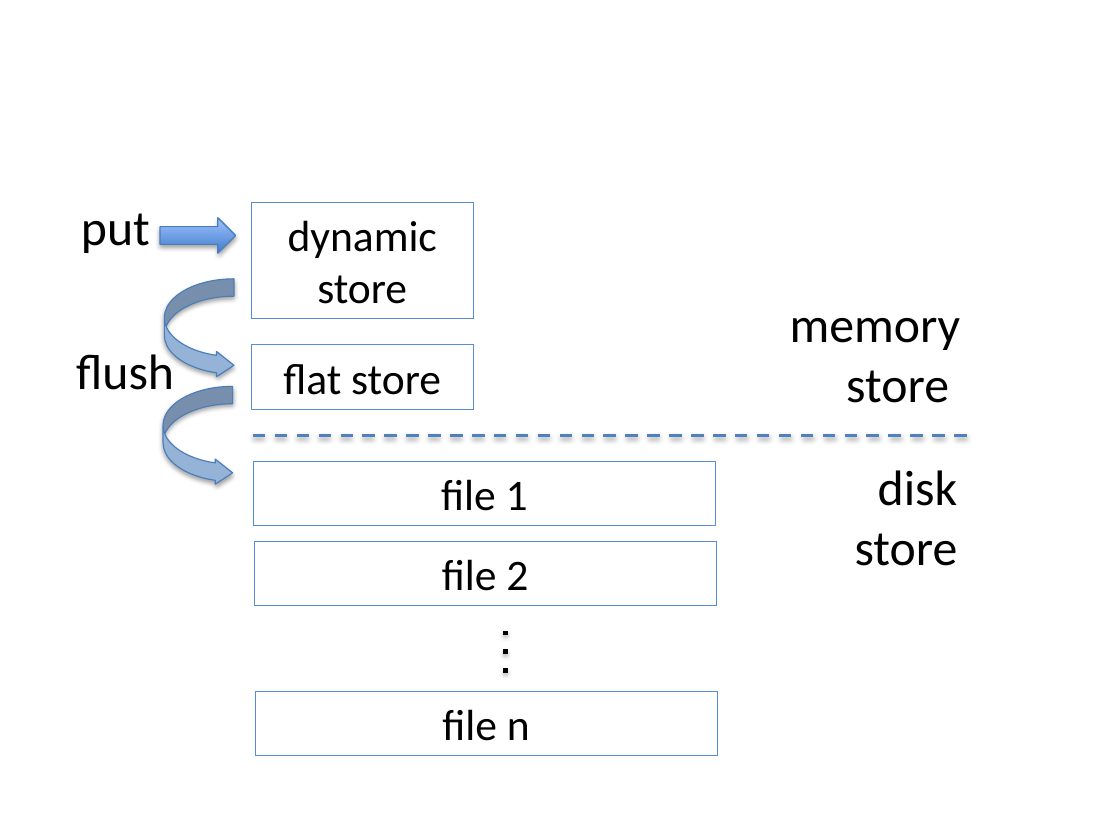
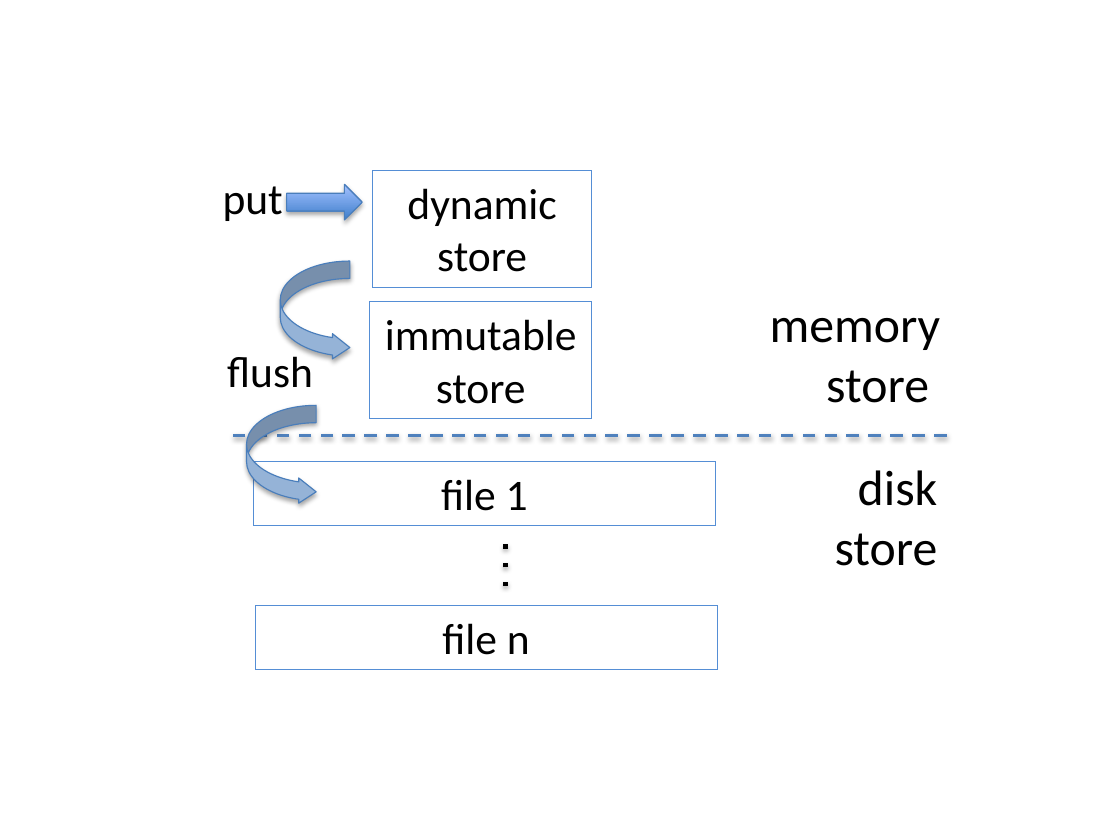
Before and after one commit to iditkeidar/Accordion, a slide deck: slide 1 of FAST2018-submission/LSM.pptx. Drawn at 1120x840 pixels with LibreOffice and Linux fonts; fonts in the diff are those of the drawing. Boxes give left, top, right and bottom in pixels: in the first picture for what was removed or moved away, otherwise in the second. Text is boxed around its words. In the diff, an @@ line names an element or a change of style, - is before the commit and + after.

```diff
--- a/FAST2018-submission/LSM.pptx
+++ b/FAST2018-submission/LSM.pptx
@@ text "put" at bbox=[223, 186, 283, 221]: size 32 to 28 pt @@
@@ text "put": place and size @@
-text "put" at bbox=[81, 213, 150, 253]
+text "put" at bbox=[223, 186, 283, 221]
@@ rectangle "dynamic": place and size @@
-rectangle "dynamic" at bbox=[251, 203, 473, 319]
+rectangle "dynamic" at bbox=[373, 170, 592, 287]
@@ right arrow: place and size @@
-right arrow at bbox=[160, 217, 235, 253]
+right arrow at bbox=[287, 185, 362, 221]
@@ curved right arrow: place and size @@
-curved right arrow at bbox=[165, 279, 234, 377]
+curved right arrow at bbox=[280, 261, 349, 360]
@@ rectangle "immutable store": place and size @@
-rectangle "immutable store" at bbox=[251, 345, 473, 409]
+rectangle "immutable store" at bbox=[370, 301, 591, 418]
@@ text in rectangle at bbox=[385, 319, 577, 404]: text changed @@
-flat store
+immutable store
@@ text "flush": place and size @@
-text "flush" at bbox=[76, 348, 174, 390]
+text "flush" at bbox=[227, 351, 313, 388]
@@ text "flush" at bbox=[227, 351, 313, 388]: size 32 to 28 pt @@
@@ curved right arrow: place and size @@
-curved right arrow at bbox=[164, 386, 233, 485]
+curved right arrow at bbox=[246, 405, 316, 504]
@@ 2 texts, 1 line: place and size @@
-2 texts, 1 line at bbox=[244, 318, 967, 566]
+2 texts, 1 line at bbox=[224, 318, 946, 566]
@@ line moved from (506, 673) - (506, 622) to (506, 586) - (506, 535) @@
@@ rectangle removed at bbox=[254, 542, 717, 606] @@
-file 2
@@ rectangle "file n": place and size @@
-rectangle "file n" at bbox=[255, 692, 718, 756]
+rectangle "file n" at bbox=[255, 605, 718, 669]
```
Also in this commit, not shown: 2 slides added, 3 other files.
